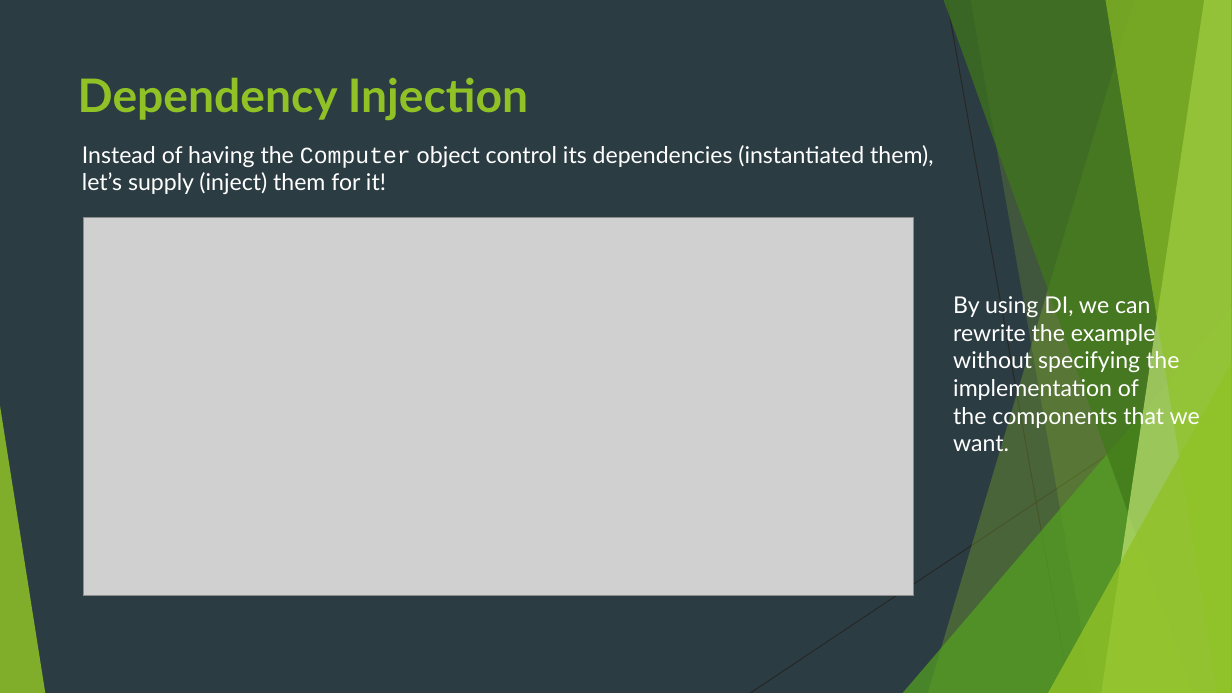
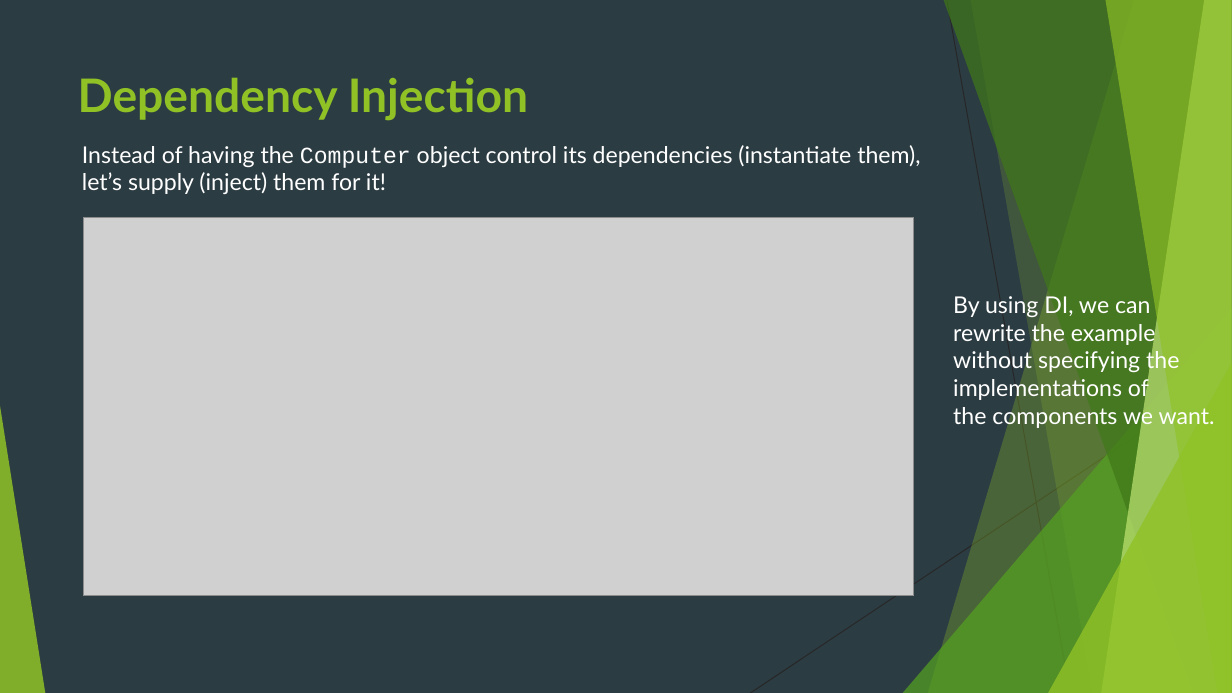
Before and after one commit to idanshal/sb-todo-app-tdp, a slide deck: slide 13 of course_data/presentations/practical_spring_boot_for_tdp.pptx. Drawn at 1232x693 pixels with LibreOffice and Linux fonts; fonts in the diff are those of the drawing; grey boxes stand for pictures. Boxes give left, top, right and bottom in pixels: in the first picture for what was removed or moved away, otherwise in the second. Text is boxed around its words. In the diff, an @@ line names an element or a change of style, - is before the commit and + after.

```diff
--- a/course_data/presentations/practical_spring_boot_for_tdp.pptx
+++ b/course_data/presentations/practical_spring_boot_for_tdp.pptx
@@ text at (82,145,920,194): text changed @@
-Instead of having the Computer object control its dependencies (instantiated them),
-let’s supply (inject) them for it!
+Instead of having the Computer object control its dependencies (instantiate them),
+let’s supply (inject) them for it!
@@ text at (953,296,1215,429): text changed @@
-By using DI, we can rewrite the example without specifying the implementation of the components that we want.
+By using DI, we can rewrite the example without specifying the implementations of the components we want.
```
Also in this commit, not shown: 6 other slides changed, 2 other files.
